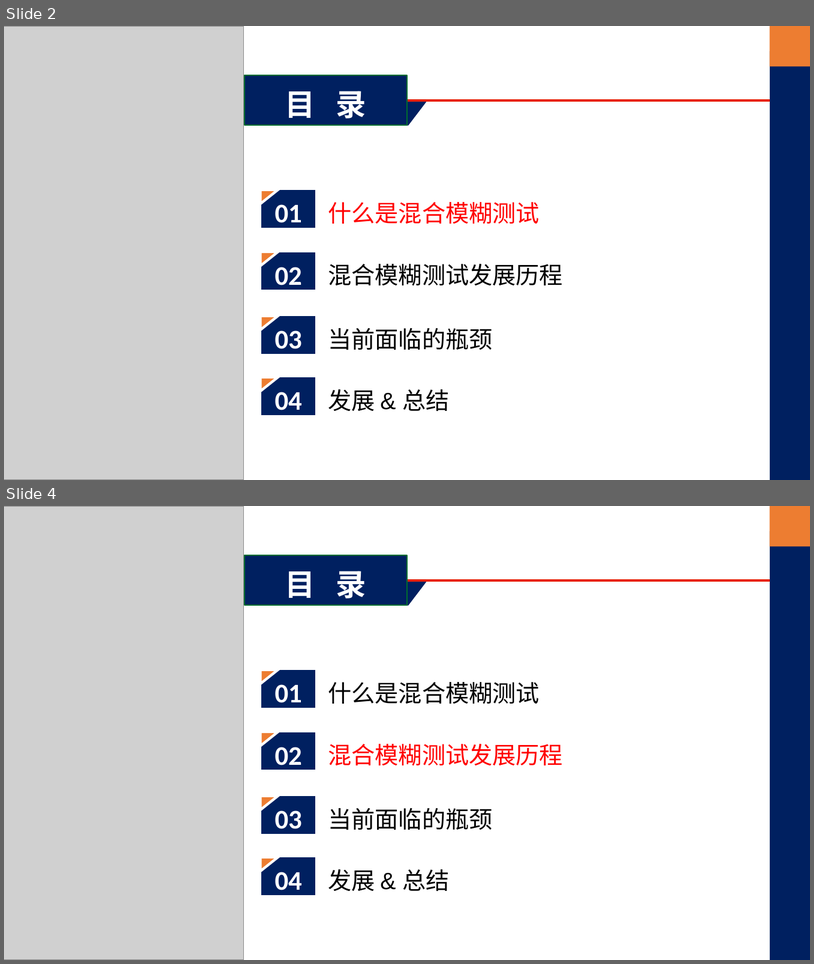
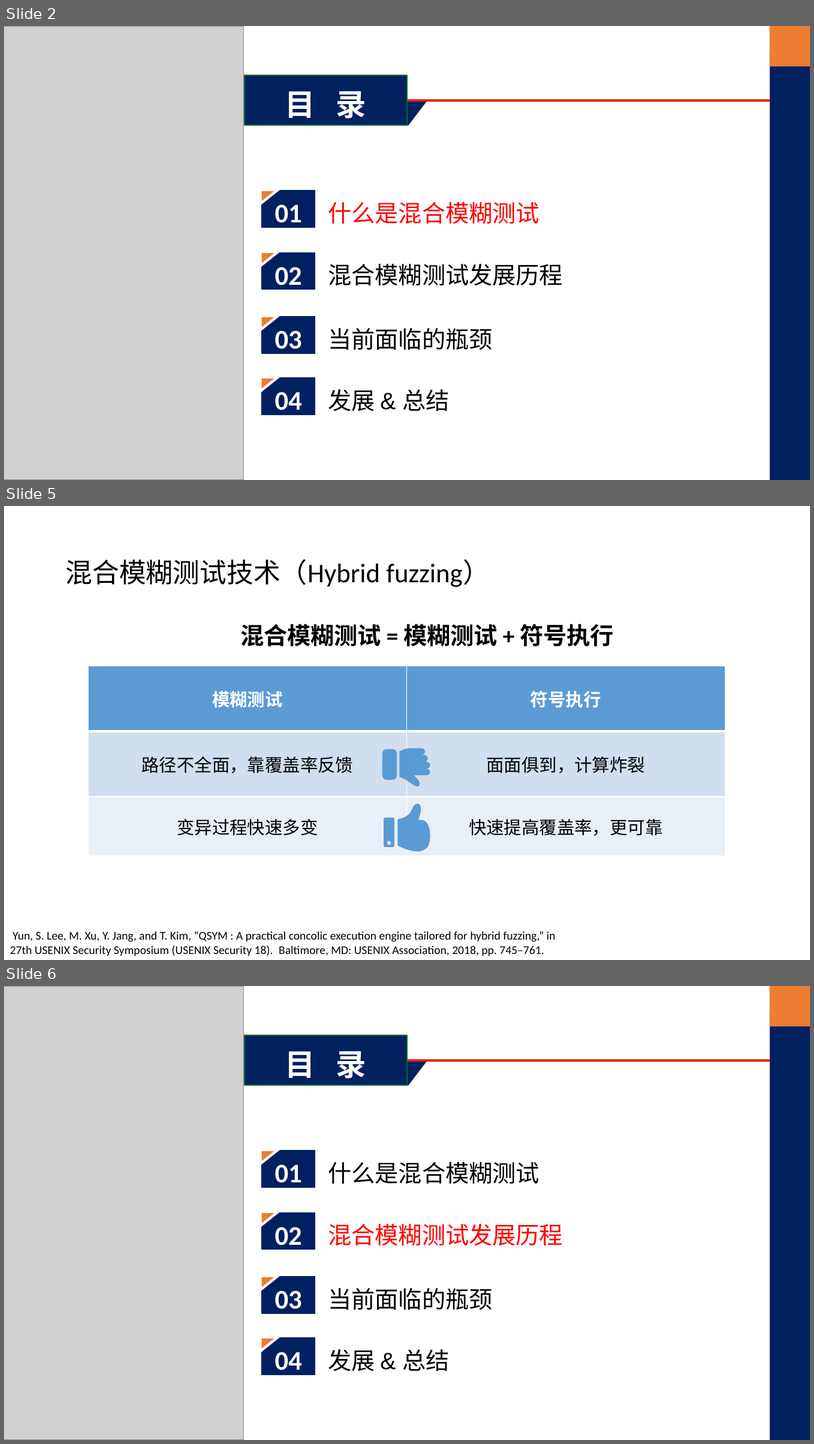
Before and after one commit to WayneDevMaze/Chinese_review_fuzzing, a slide deck: PPT/A Survey of Hybrid Fuzzing based on Symbolic Execution.pptx. Shown one above the other, each under a label of ours: slides 2 and 4 before the commit, slides 2, 5 and 6 after it; the slides between them are not shown. The pictures are 814x964 and 814x1444 pixels, drawn with LibreOffice and Linux fonts; fonts in the diff are those of the drawing; grey boxes stand for pictures. Boxes give left, top, right and bottom in pixels: in the first picture for what was removed or moved away, otherwise in the second. Text is boxed around its words. In the diff, an @@ line names an element or a change of style, - is before the commit and + after.

```diff
--- a/PPT/A Survey of Hybrid Fuzzing based on Symbolic Execution.pptx
+++ b/PPT/A Survey of Hybrid Fuzzing based on Symbolic Execution.pptx
@@ slide 5 added at (4, 506, 810, 960), background #FFFFFF @@
@@ title added at (65, 559, 490, 587), 32 pt, text #000000 @@
+混合模糊测试技术（Hybrid fuzzing）
@@ text added at (240, 624, 614, 646), 28 pt, text #000000, bold @@
+混合模糊测试 = 模糊测试 + 符号执行
@@ table added at (88, 666, 726, 856), 3 rows, 2 columns @@
+模糊测试 | 符号执行
+路径不全面，靠覆盖率反馈 | 面面俱到，计算炸裂
+变异过程快速多变 | 快速提高覆盖率，更可靠
@@ freeform shape added at (383, 748, 431, 787), fill #5B9BD5 @@
@@ freeform shape added at (384, 804, 431, 852), fill #5B9BD5 @@
@@ text added at (10, 931, 556, 955), 14 pt, text #000000 @@
+Yun, S. Lee, M. Xu, Y. Jang, and T. Kim, “QSYM : A practical concolic execution engine tailored for hybrid fuzzing,” in 27th USENIX Security Symposium (USENIX Security 18). Baltimore, MD: USENIX Association, 2018, pp. 745–761.
@@ what was slide 4 is now slide 6 @@
```
Also in this commit, not shown: 5 other slides added, 3 slides removed.
